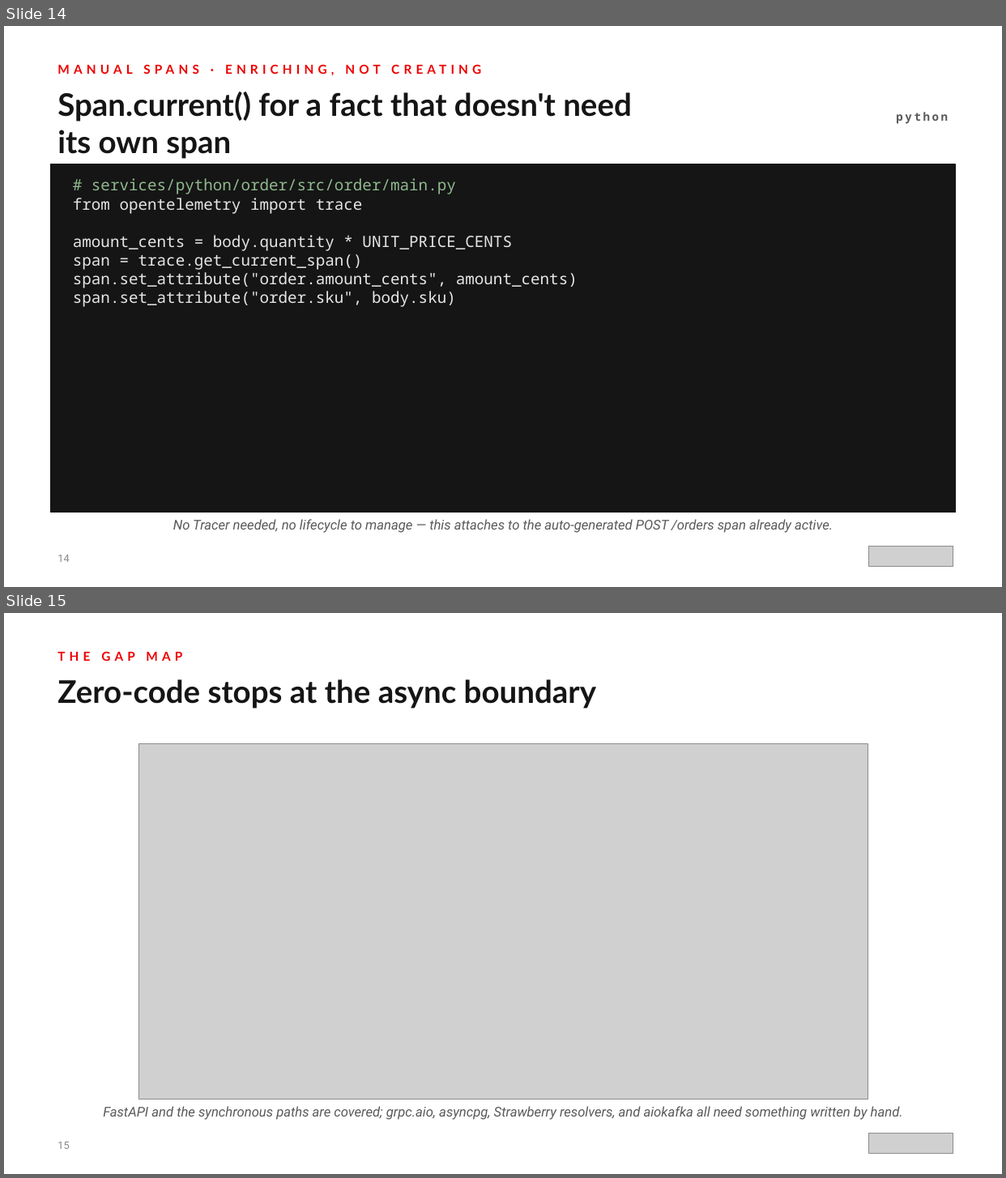
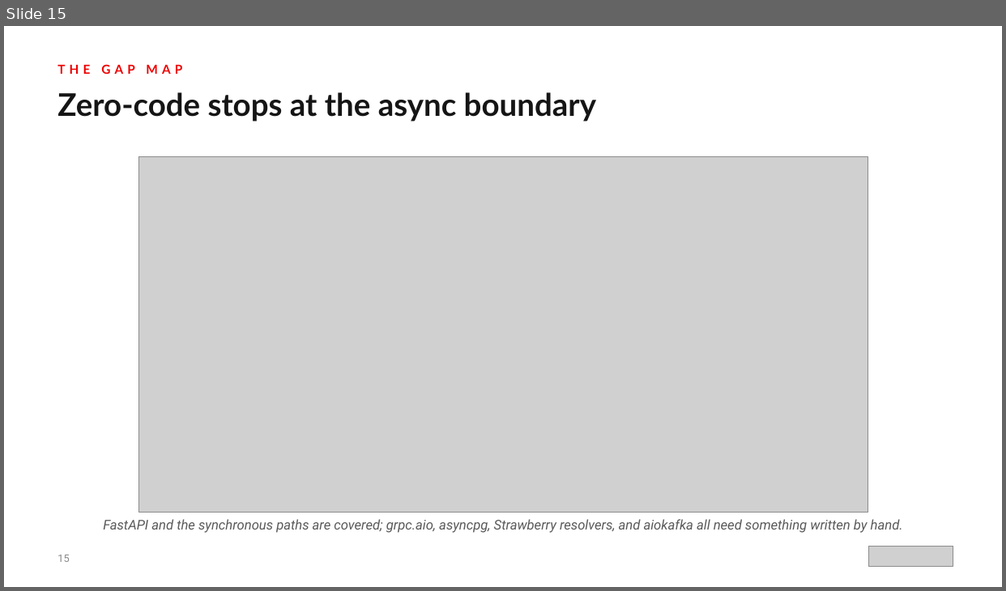
Before and after one commit to patterncatalyst/otel-observability-tutorial, a slide deck: presentations/observability-otel-201-python.pptx. Shown one above the other, each under a label of ours: slides 14 and 15 before the commit, slide 15 after it. The pictures are 1006x1178 and 1006x591 pixels, drawn with LibreOffice and Linux fonts; fonts in the diff are those of the drawing; grey boxes stand for pictures. Boxes give left, top, right and bottom in pixels: in the first picture for what was removed or moved away, otherwise in the second. Text is boxed around its words. In the diff, an @@ line names an element or a change of style, - is before the commit and + after.

```diff
--- a/presentations/observability-otel-201-python.pptx
+++ b/presentations/observability-otel-201-python.pptx
@@ slide 14 removed at (4,26,1002,587), background #FFFFFF @@
@@ text removed at (57,64,481,75) @@
-MANUAL SPANS · ENRICHING, NOT CREATING
@@ text removed at (57,92,632,159) @@
-Span.current() for a fact that doesn't need its own span
@@ text removed at (896,112,948,124) @@
-python
@@ rectangle removed at (50,165,956,513) @@
@@ text removed at (73,178,577,307) @@
-# services/python/order/src/order/main.py
-from opentelemetry import trace
-amount_cents = body.quantity * UNIT_PRICE_CENTS
-span = trace.get_current_span()
-span.set_attribute("order.amount_cents", amount_cents)
-span.set_attribute("order.sku", body.sku)
@@ text removed at (173,519,833,533) @@
-No Tracer needed, no lifecycle to manage — this attaches to the auto-generated POST /orders span already active.
@@ text removed at (57,555,69,562) @@
-14
@@ picture removed at (868,546,953,566) @@
```
Also in this commit, not shown: 5 slides changed, 2 slides added, 1 other slide removed, 5 other files.
